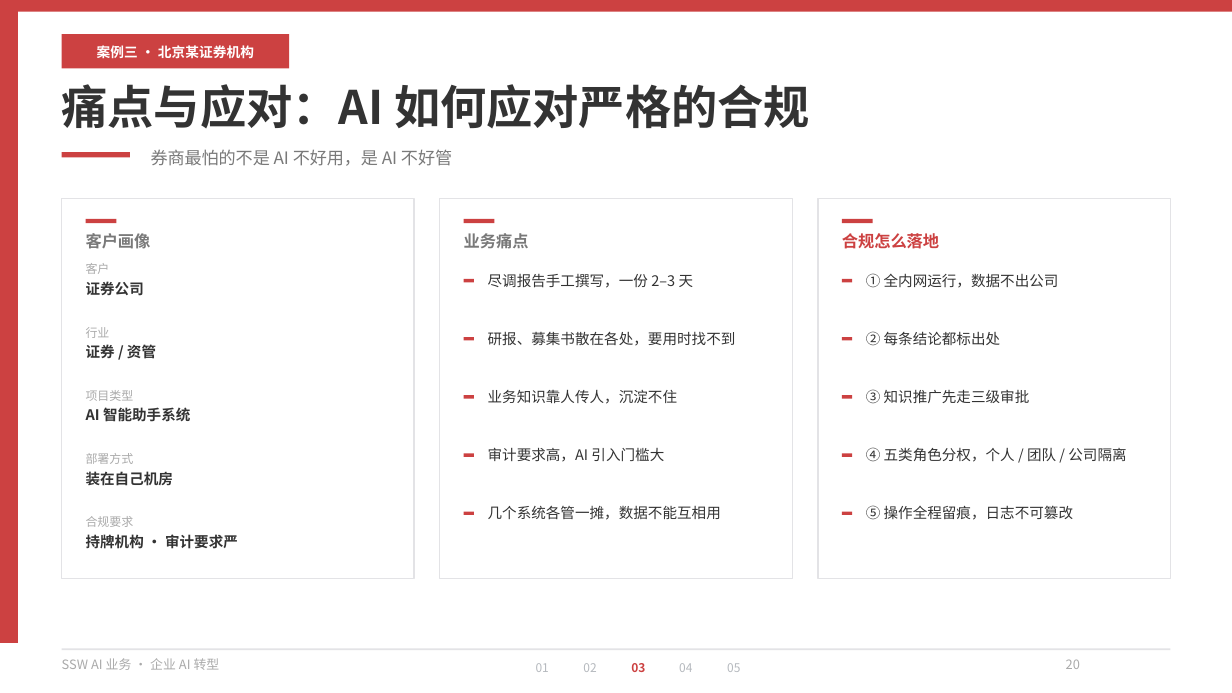
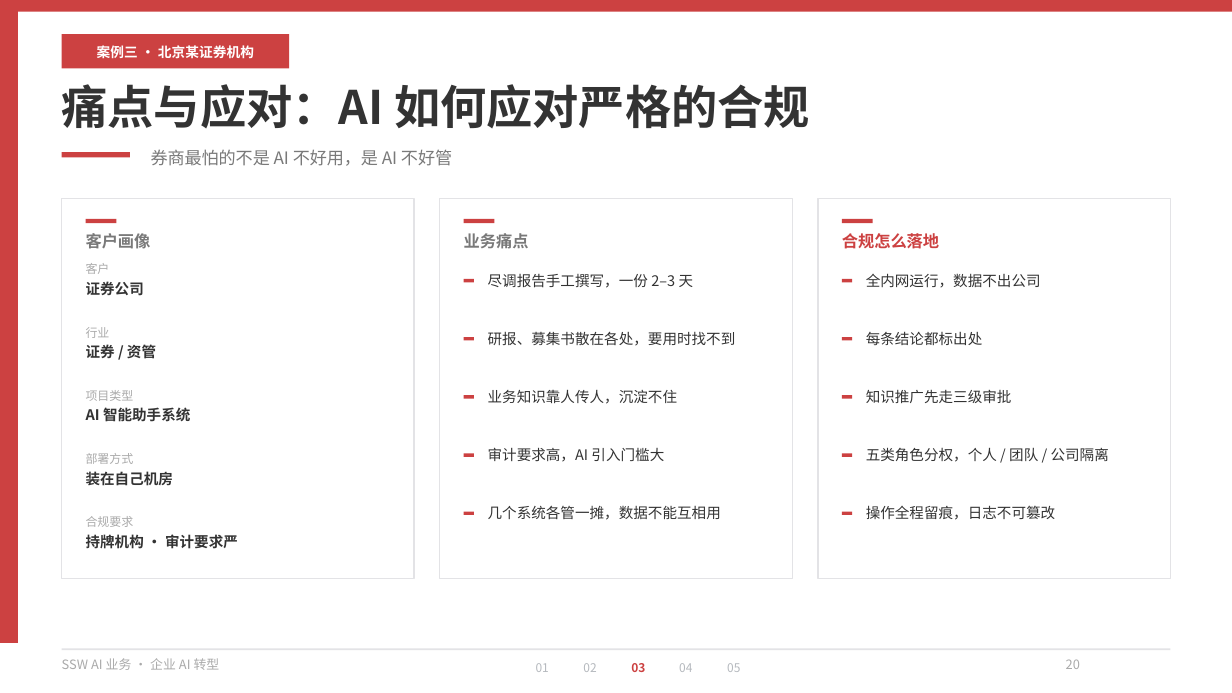
Before and after one commit to hveraus/ssw-business, a slide deck: slide 20 of SSW AI 业务_v2/SSW AI 业务_v3.pptx. Drawn at 1232x693 pixels with LibreOffice and Linux fonts; fonts in the diff are those of the drawing. Boxes give left, top, right and bottom in pixels: in the first picture for what was removed or moved away, otherwise in the second. Text is boxed around its words. In the diff, an @@ line names an element or a change of style, - is before the commit and + after.

```diff
--- a/SSW AI 业务_v2/SSW AI 业务_v3.pptx
+++ b/SSW AI 业务_v2/SSW AI 业务_v3.pptx
@@ text at (866,273,1041,288): text changed @@
-① 全内网运行，数据不出公司
+全内网运行，数据不出公司
@@ text at (866,331,983,345): text changed @@
-② 每条结论都标出处
+每条结论都标出处
@@ text at (866,390,1012,403): text changed @@
-③ 知识推广先走三级审批
+知识推广先走三级审批
@@ text at (866,447,1109,462): text changed @@
-④ 五类角色分权，个人 / 团队 / 公司隔离
+五类角色分权，个人 / 团队 / 公司隔离
@@ text at (866,505,1055,520): text changed @@
-⑤ 操作全程留痕，日志不可篡改
+操作全程留痕，日志不可篡改
```
Also in this commit, not shown: 30 other slides changed, 1 slide added, 4 other files.
